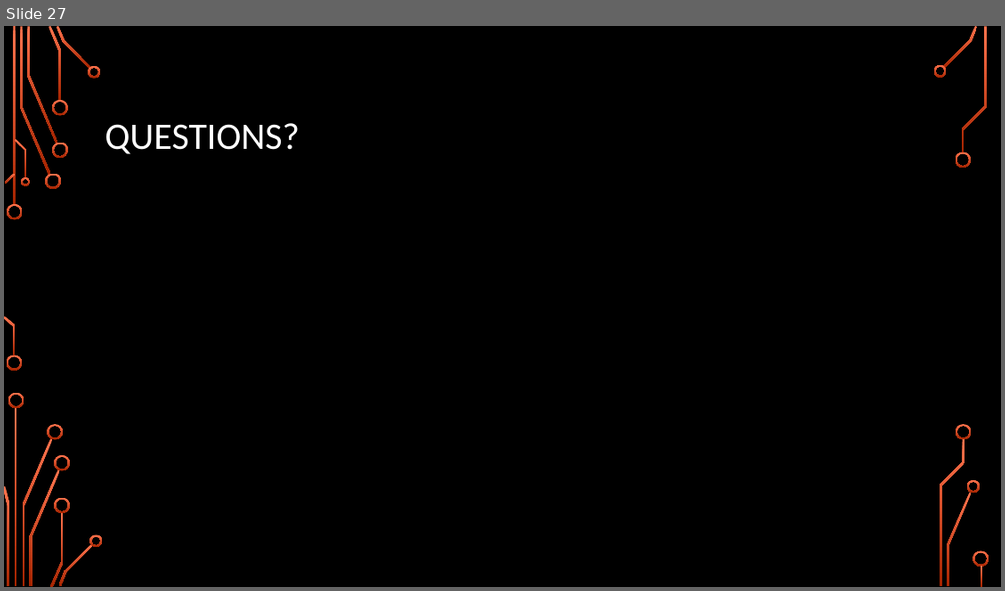
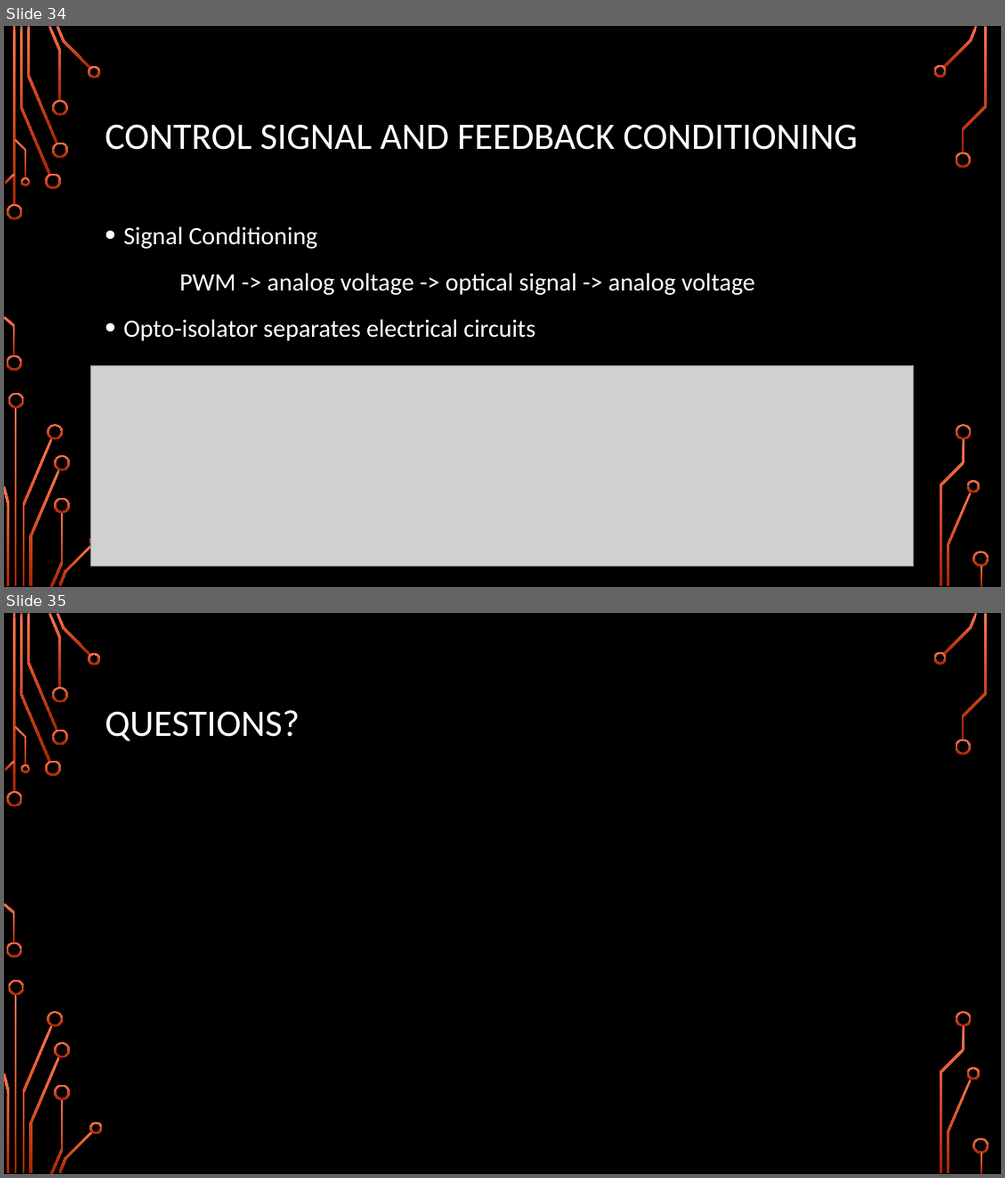
Before and after one commit to Logiant/AgileRoboticControls, a slide deck: Documentation/Presentation/Design Presentation/Design Presentation.pptx. Shown one above the other, each under a label of ours: slide 27 before the commit, slides 34 and 35 after it. The pictures are 1005x591 and 1005x1178 pixels, drawn with LibreOffice and Linux fonts; fonts in the diff are those of the drawing; grey boxes stand for pictures; background and template pictures are left out. Boxes give left, top, right and bottom in pixels: in the first picture for what was removed or moved away, otherwise in the second. Text is boxed around its words. In the diff, an @@ line names an element or a change of style, - is before the commit and + after.

```diff
--- a/Documentation/Presentation/Design Presentation/Design Presentation.pptx
+++ b/Documentation/Presentation/Design Presentation/Design Presentation.pptx
@@ slide 34 added at (4,26,1001,587), background picture (left out); not listed: 36 template elements that a slide beside it also shows @@
@@ title added at (105,124,858,150), 36 pt, text #FFFFFF @@
+CONTROL SIGNAL AND FEEDBACK CONDITIONING
@@ text added at (123,226,755,341), 24 pt, text #FFFFFF @@
+• Signal Conditioning
+PWM -> analog voltage -> optical signal -> analog voltage
+• Opto-isolator separates electrical circuits
@@ picture added at (90,365,914,566) @@
@@ what was slide 27 is now slide 35 @@
```
Also in this commit, not shown: 1 slide changed, 8 other slides added, 1 slide removed, 2 other files.
